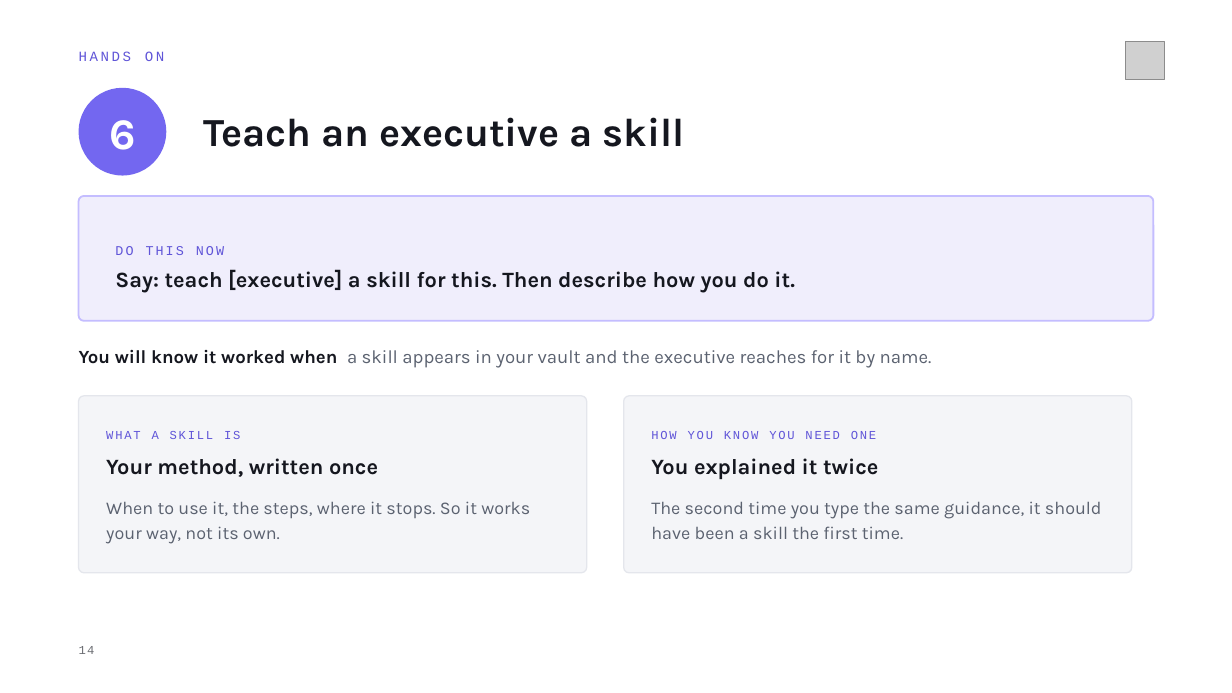
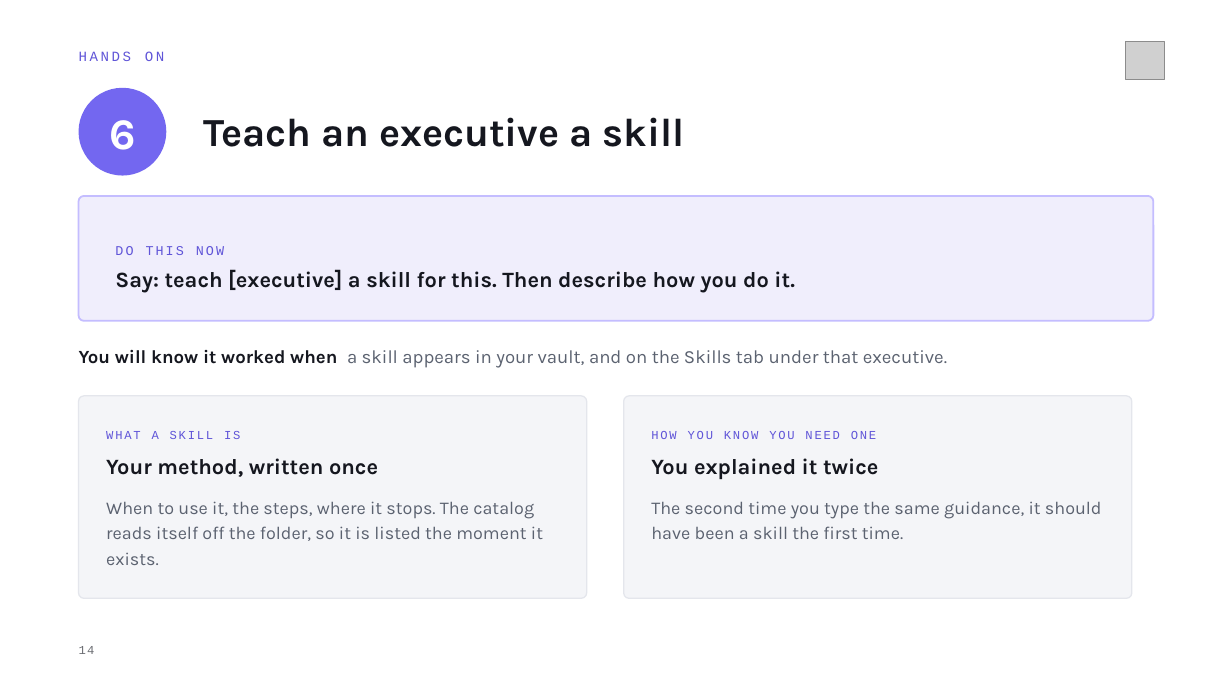
Before and after one commit to MeshPro-iPaaS/ai-ops-framework, a slide deck: slide 14 of docs/Personal AI Assistant — Installation.pptx. Drawn at 1232x693 pixels with LibreOffice and Linux fonts; fonts in the diff are those of the drawing; grey boxes stand for pictures. Boxes give left, top, right and bottom in pixels: in the first picture for what was removed or moved away, otherwise in the second. Text is boxed around its words. In the diff, an @@ line names an element or a change of style, - is before the commit and + after.

```diff
--- a/docs/Personal AI Assistant — Installation.pptx
+++ b/docs/Personal AI Assistant — Installation.pptx
@@ text at (79, 350, 947, 368): text changed @@
-You will know it worked when a skill appears in your vault and the executive reaches for it by name.
+You will know it worked when a skill appears in your vault, and on the Skills tab under that executive.
@@ rounded rectangle: place and size @@
-rounded rectangle at (79, 396, 587, 573)
+rounded rectangle at (79, 396, 587, 598)
@@ rounded rectangle at (79, 396, 587, 598): proportions changed @@
@@ rounded rectangle at (624, 396, 1132, 598): proportions changed @@
@@ rounded rectangle: place and size @@
-rounded rectangle at (624, 396, 1132, 573)
+rounded rectangle at (624, 396, 1132, 598)
@@ text at (106, 501, 543, 565): text changed @@
-When to use it, the steps, where it stops. So it works your way, not its own.
+When to use it, the steps, where it stops. The catalog reads itself off the folder, so it is listed the moment it exists.
```
Also in this commit, not shown: 4 other slides changed, 8 other files.
